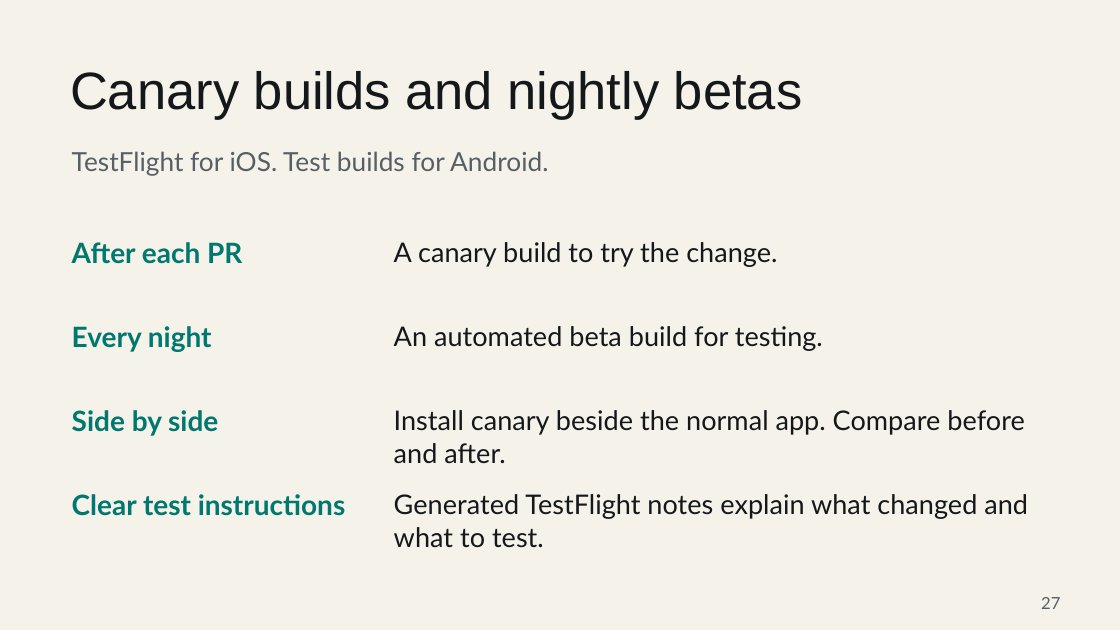
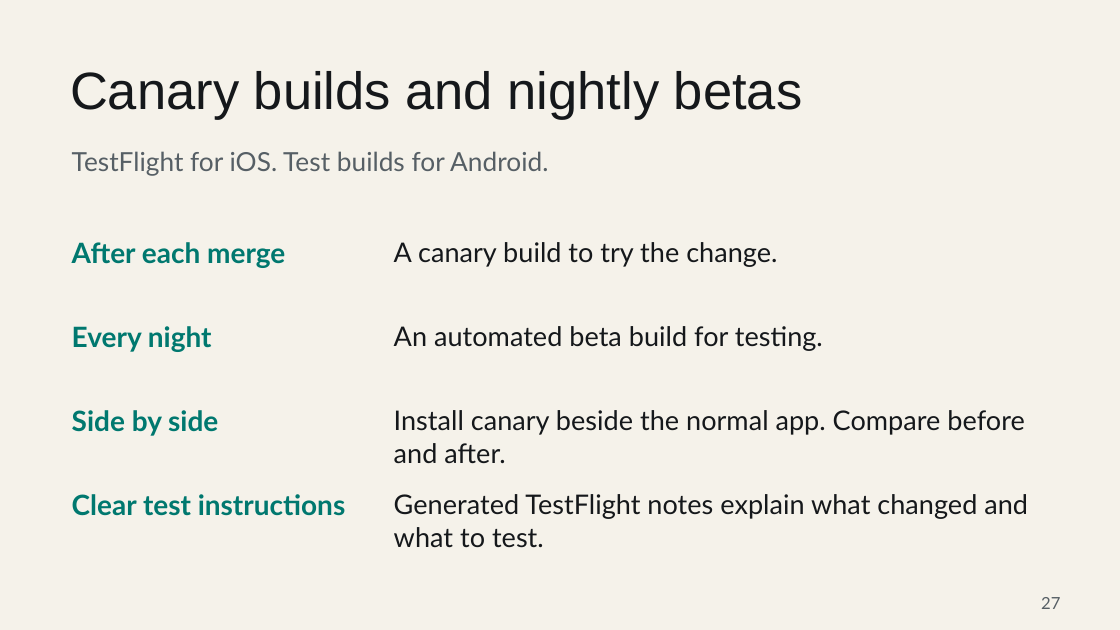
Before and after one commit to JohnAdib/mradib.com, a slide deck: slide 27 of resources/talks/beyond-the-qa-bottleneck.pptx. Drawn at 1120x630 pixels with LibreOffice and Linux fonts; fonts in the diff are those of the drawing. Boxes give left, top, right and bottom in pixels: in the first picture for what was removed or moved away, otherwise in the second. Text is boxed around its words. In the diff, an @@ line names an element or a change of style, - is before the commit and + after.

```diff
--- a/resources/talks/beyond-the-qa-bottleneck.pptx
+++ b/resources/talks/beyond-the-qa-bottleneck.pptx
@@ text at (72,242,285,268): text changed @@
-After each PR
+After each merge
```
Also in this commit, not shown: 12 other slides changed, 24 other files.
